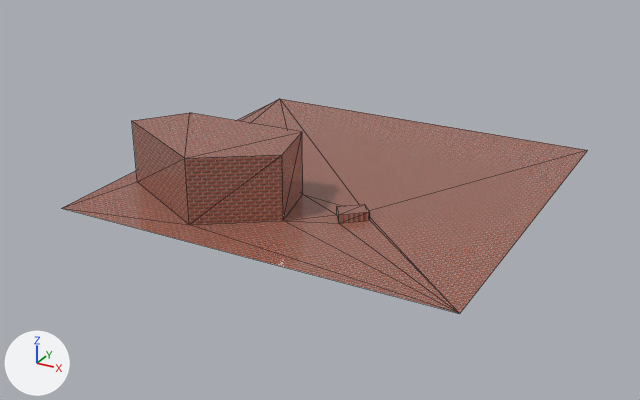
The glTF model Assets/Models/plane.glb, before and after one commit.
Before and after are seen from a camera (50 mm lens) standing at (56.2, -110.1, 50.3) and looking at (-1.8, -4.6, -2.4). Arrows for +X, +Y and +Z are at lower left; the lights stay in place. The first picture is the older version. Mesh edges are drawn as thin lines. Vertices at exactly the same position are counted once.

Before the edit, the objects in view are built like this:
```python
me_plane = bpy.data.meshes.new('Plane')
me_plane.from_pydata(...)  # 22 vertices, 38 faces; spans x -1.0..1.0, y -1.0..1.0, z 0.0..0.32
me_plane.materials.append(mat_material_001)  # picture img_brick
ob_plane = bpy.data.objects.new('Plane', me_plane)
ob_plane.location = (0.0, 0.0, 0.0)
ob_plane.scale = (29.2, 29.2, 29.2)
```
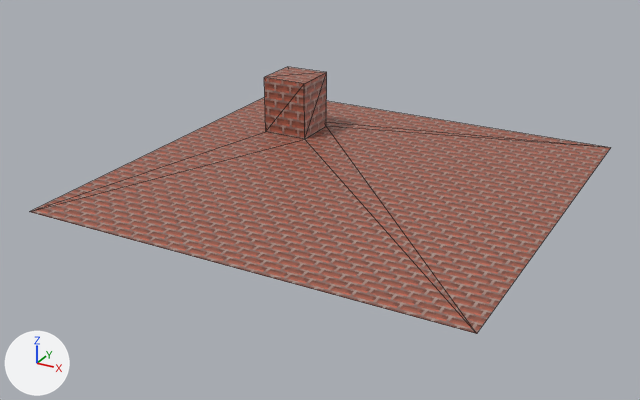
Edits to the scene script, one JSON object a line:
```json
{"op": "add", "block": "mat_brick", "code": ["mat_brick = principled_material('Brick')", "mat_brick.texture = img_brick"]}
{"block": "me_plane", "where": "# used by ob_plane; location = (0.0, 0.0, 0.0); scale = (29.2, 29.2, 29.2)"}
{"op": "remove", "block": "me_plane", "code": "me_plane.from_pydata(...)  # 22 vertices, 38 faces; spans x -1.0..1.0, y -1.0..1.0, z 0.0..0.32"}
{"op": "remove", "block": "me_plane", "code": "me_plane.materials.append(mat_material_001)  # picture img_brick"}
{"op": "add", "block": "me_plane", "code": "me_plane.from_pydata(...)  # 12 vertices, 18 faces; spans x -1.0..1.0, y -1.0..1.0, z -0.3..0.0"}
{"block": "me_plane", "change": "me_plane part 1"}
{"block": "me_plane", "change": "18 vertices are removed from x -0.9..0.34, y -0.86..-0.3, z 0.0..0.32"}
{"block": "me_plane", "change": "38 faces are deleted"}
{"block": "me_plane", "change": "8 vertices are added at x 0.42..0.66, y -0.6..-0.36, z -0.3..0.0"}
{"block": "me_plane", "change": "18 new faces join them"}
{"op": "add", "block": "me_plane", "code": "me_plane.materials.append(mat_brick)  # picture img_brick"}
{"op": "set", "path": "ob_plane.scale", "old": "(29.2, 29.2, 29.2)", "new": "(-32.1, -32.1, -32.1)"}
```

Changed parts and their boxes (x1, y1, x2, y2) in the pictures (640 x 400 px):
```json
{"object": "Plane", "change": "reshaped, rescaled", "before": [62, 99, 588, 314], "after": [30, 67, 611, 334], "on screen": "10% wider, 24% taller"}
```
